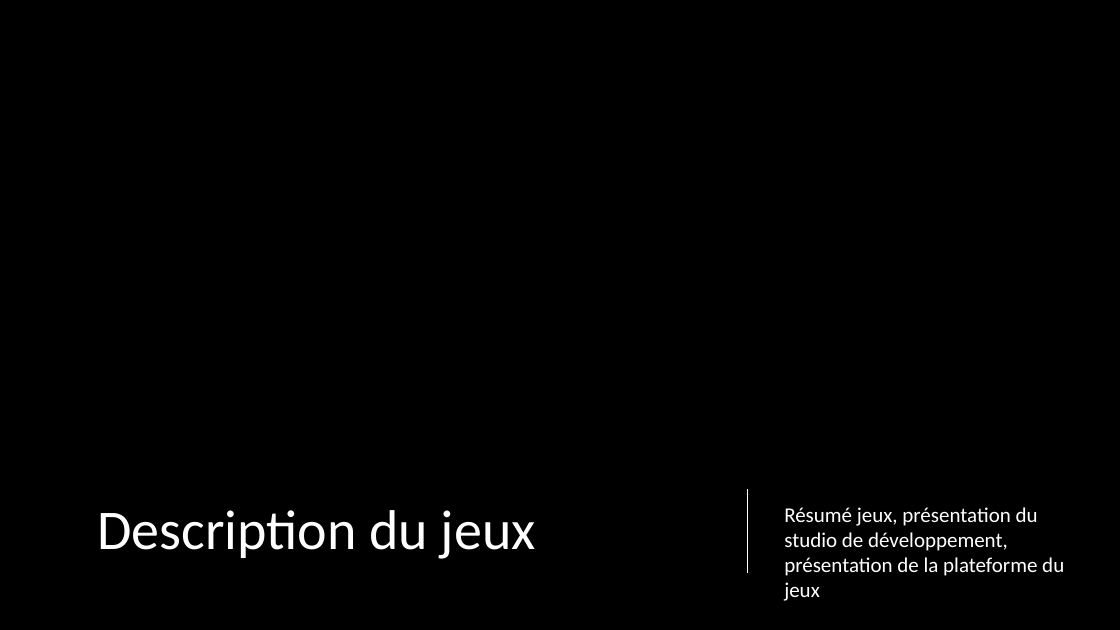
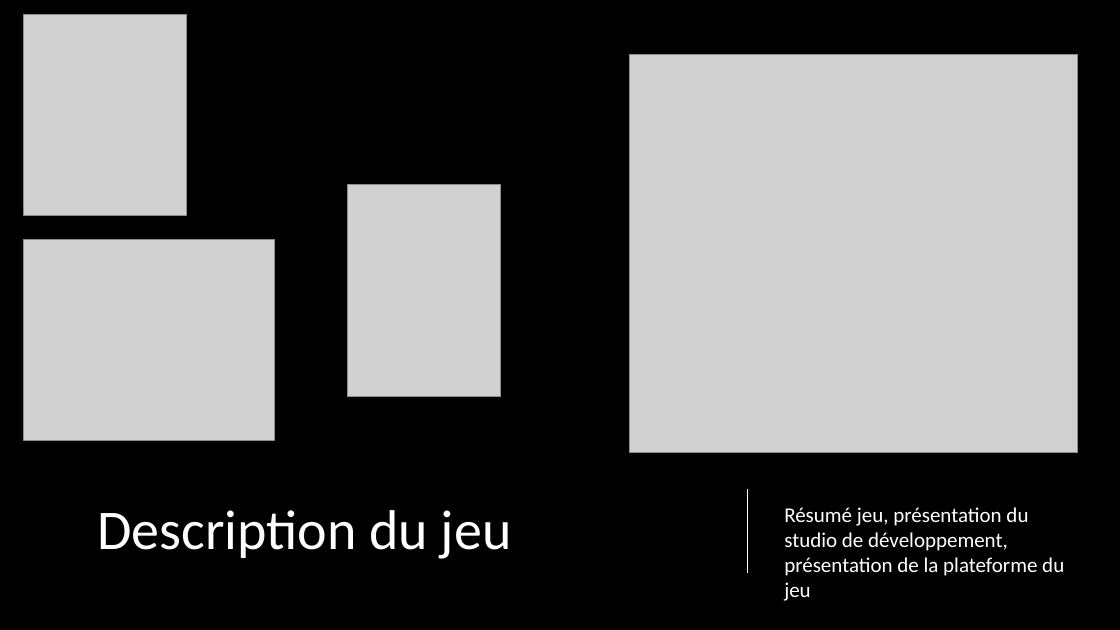
Before and after one commit to Gwe2B/The_Last_of_Us, a slide deck: slide 2 of ressources/Présentation projet jeux.pptx. Drawn at 1120x630 pixels with LibreOffice and Linux fonts; fonts in the diff are those of the drawing; grey boxes stand for pictures; background and template pictures are left out. Boxes give left, top, right and bottom in pixels: in the first picture for what was removed or moved away, otherwise in the second. Text is boxed around its words. In the diff, an @@ line names an element or a change of style, - is before the commit and + after.

```diff
--- a/ressources/Présentation projet jeux.pptx
+++ b/ressources/Présentation projet jeux.pptx
@@ picture added at (x1=24, y1=14, x2=187, y2=215) @@
@@ picture added at (x1=629, y1=54, x2=1077, y2=452) @@
@@ picture added at (x1=348, y1=184, x2=501, y2=397) @@
@@ picture added at (x1=24, y1=239, x2=275, y2=440) @@
@@ text at (x1=784, y1=507, x2=1064, y2=601): text changed @@
-Résumé jeux, présentation du studio de développement, présentation de la plateforme du jeux
+Résumé jeu, présentation du studio de développement, présentation de la plateforme du jeu
@@ title at (x1=97, y1=510, x2=512, y2=559): text changed @@
-Description du jeux
+Description du jeu
```
Also in this commit, not shown: 5 other slides changed, 2 slides added, 28 other files.
